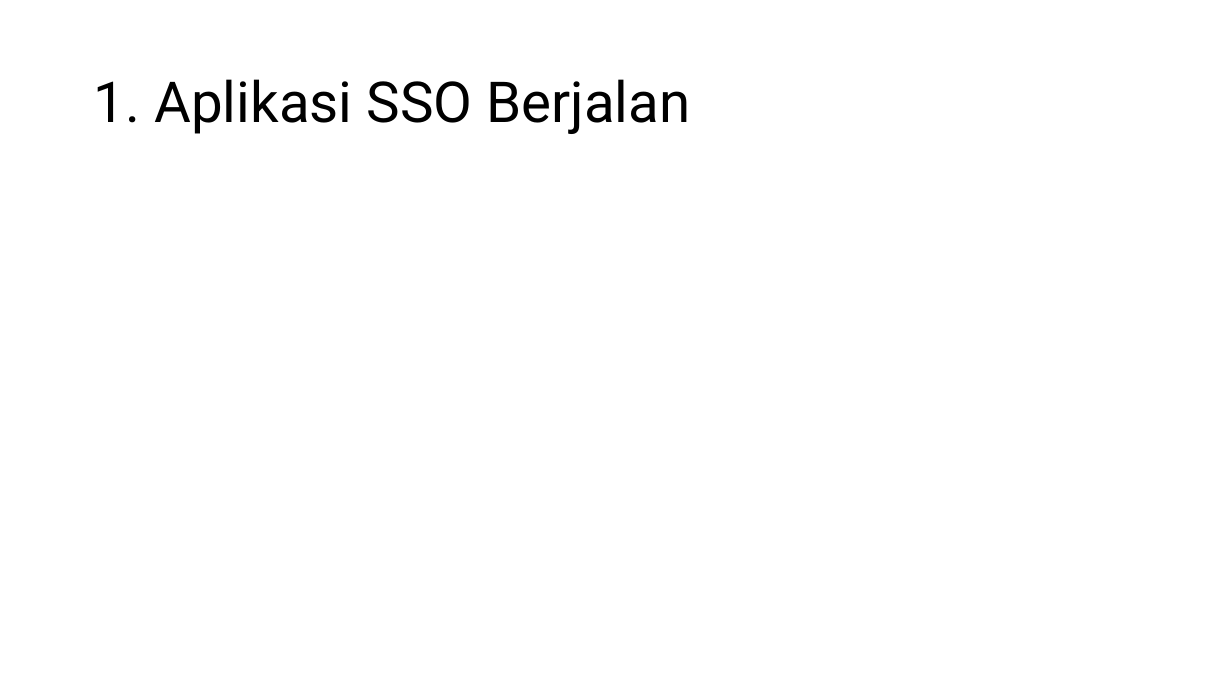
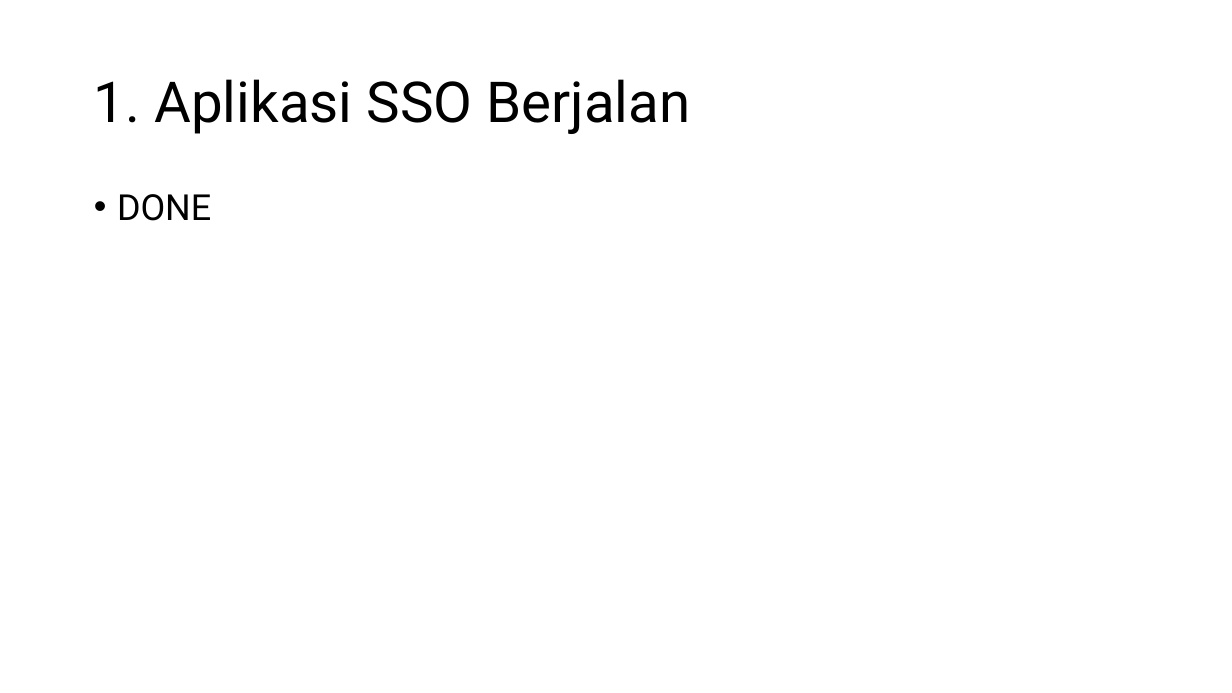
Before and after one commit to koharudin/sso-brin-compose, a slide deck: slide 9 of docs/sso.pptx. Drawn at 1232x693 pixels with LibreOffice and Linux fonts; fonts in the diff are those of the drawing. Boxes give left, top, right and bottom in pixels: in the first picture for what was removed or moved away, otherwise in the second. Text is boxed around its words. In the diff, an @@ line names an element or a change of style, - is before the commit and + after.

```diff
--- a/docs/sso.pptx
+++ b/docs/sso.pptx
@@ text added at (117,194,211,221), 28 pt, text #000000 @@
+• DONE
```
Also in this commit, not shown: 3 other slides changed, 1 slide added, 1 other file.
